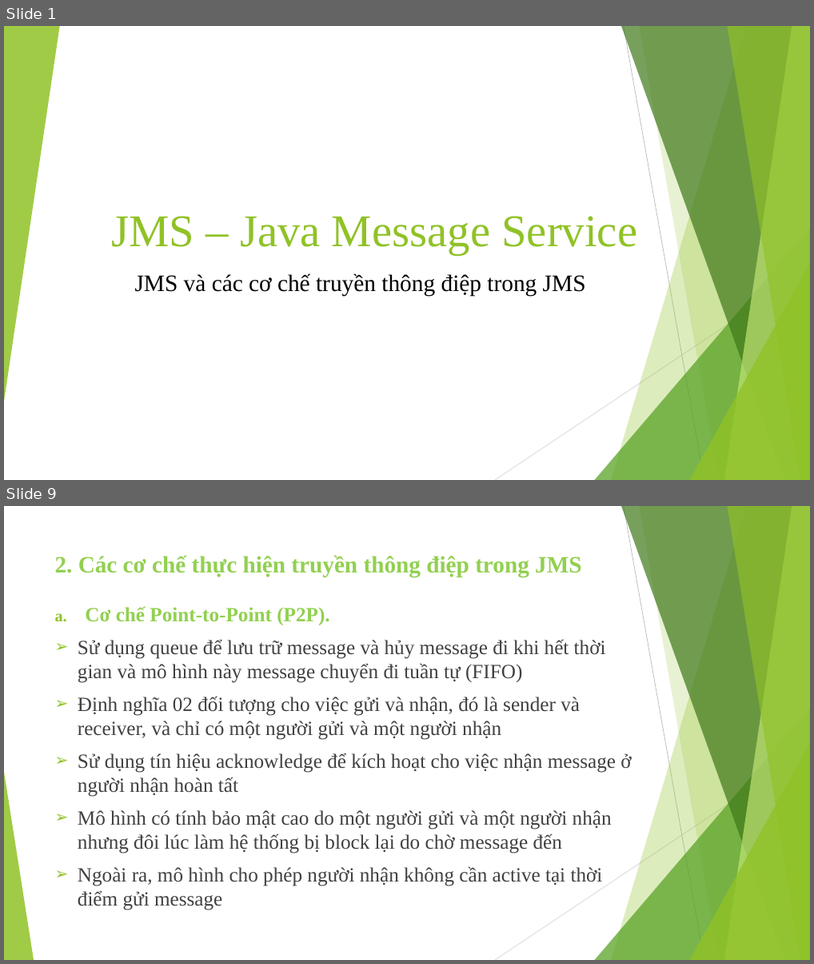
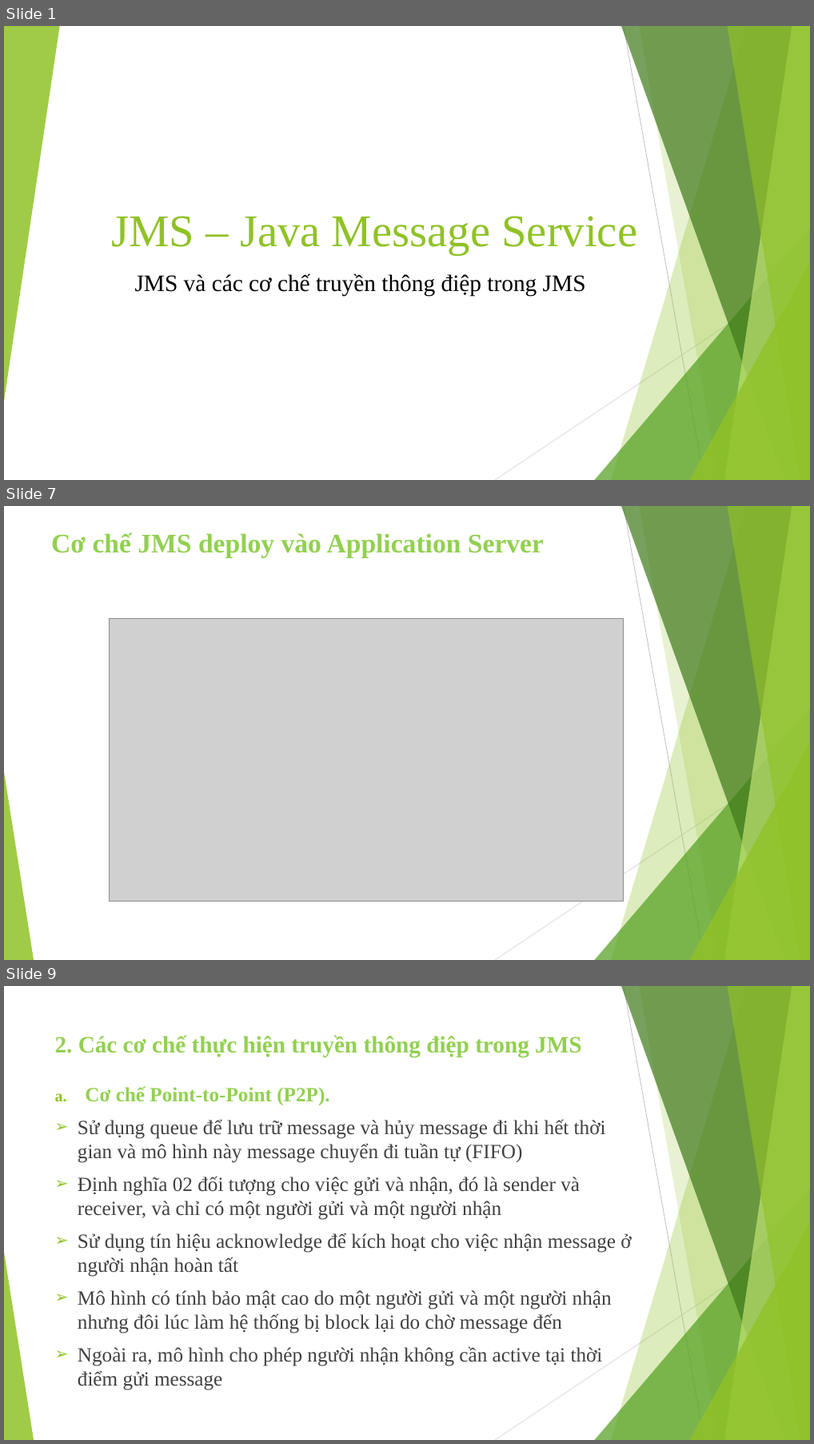
Before and after one commit to tranchuyen282/PTIT, a slide deck: PTPMDV/SlideJMS.pptx. Shown one above the other, each under a label of ours: slides 1 and 9 before the commit, slides 1, 7 and 9 after it; the slides between them are not shown. The pictures are 814x964 and 814x1444 pixels, drawn with LibreOffice and Linux fonts; fonts in the diff are those of the drawing; grey boxes stand for pictures. Boxes give left, top, right and bottom in pixels: in the first picture for what was removed or moved away, otherwise in the second. Text is boxed around its words. In the diff, an @@ line names an element or a change of style, - is before the commit and + after.

```diff
--- a/PTPMDV/SlideJMS.pptx
+++ b/PTPMDV/SlideJMS.pptx
@@ slide 7 added at bbox=[4, 506, 810, 960], background #FFFFFF; not listed: 10 template elements that a slide beside it also shows @@
@@ text added at bbox=[51, 532, 544, 557], 32 pt, text #92D050, bold @@
+Cơ chế JMS deploy vào Application Server
@@ picture added at bbox=[110, 618, 623, 900] @@
```
Also in this commit, not shown: 3 slides changed, 3 other slides added, 4 slides removed, 4 other files.
